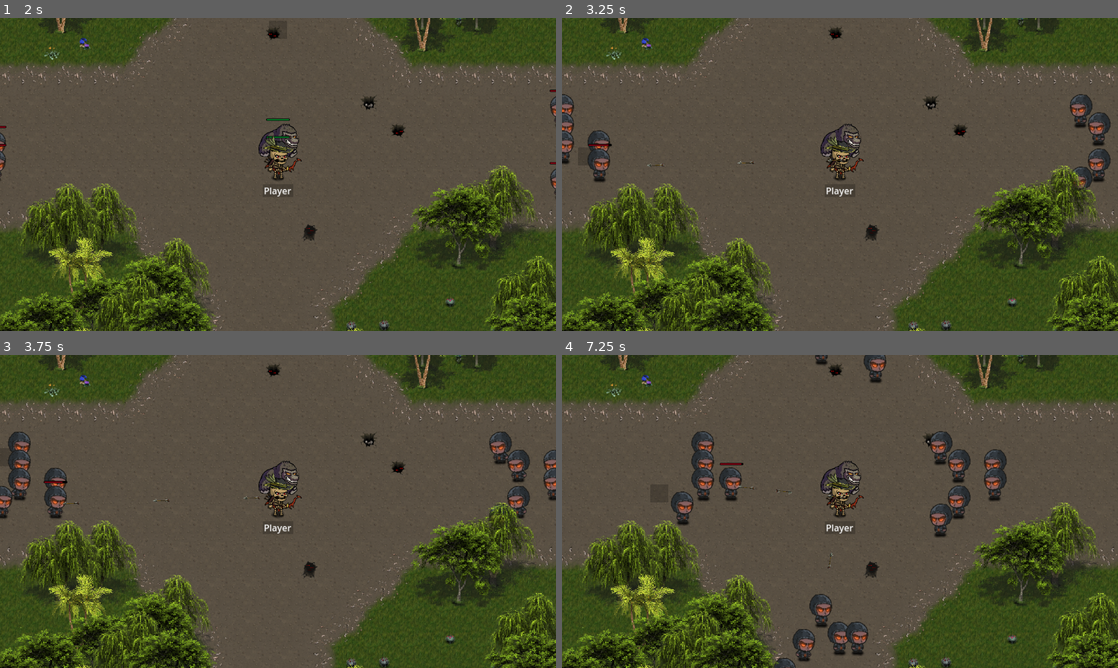
Above: before the commit, frames 1-4 (two rows, left to right).
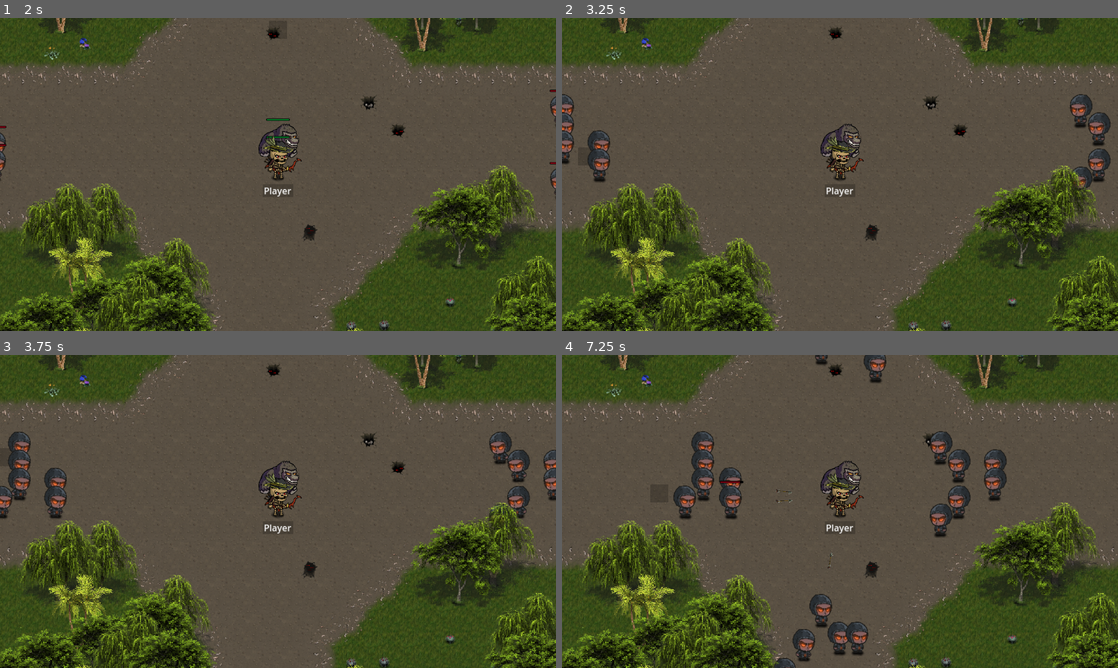
Above: after the commit, the same moments.

Repository: LucasJappert/moomoo-lan-party
Game: Godot game, scene res://scenes/game_manager_scene.tscn
The game is run twice, just before and just after one commit, with the same random seed, the same clock (stepped at 60 frames per second) and the same inputs.
Inputs (mouse positions are in pixels of both pictures, inside the frame that each line leads up to):
- Up to frame 1 (2 s): tap Enter at 0.5 s; move the mouse to (400, 158) at 0.52 s; click (400, 158) at 0.67 s; click "Host new game" at 1.25 s
- Up to frame 2 (3.25 s): move the mouse to (840, 165) at 2.02 s; click (840, 165) at 2.17 s; move the mouse to (584, 165) at 2.77 s; click (584, 165) at 2.92 s
- Up to frame 3 (3.75 s): move the mouse to (11, 464) at 3.52 s; click (11, 464) at 3.67 s
- Up to frame 4 (7.25 s): move the mouse to (600, 483) at 4.27 s; click (600, 483) at 4.42 s; move the mouse to (628, 445) at 5.02 s; click (628, 445) at 5.17 s; move the mouse to (689, 483) at 5.77 s; click (689, 483) at 5.92 s; move the mouse to (662, 502) at 6.52 s; click (662, 502) at 6.67 s

Frame 1 is identical in both runs. In frame 2, less than 0.1% of the frame differs, in the area x 4-51%, y 40-48%; in frame 3, less than 0.1%; in frame 4, 0.7%, in the area x 19-51%, y 34-55%.

Commit message:
first audios like hits, critics + add custom cursors

Diff:
--- a/scenes/entity/entity_scene.tscn
+++ b/scenes/entity/entity_scene.tscn
@@ -96,6 +96,13 @@
 offset_bottom = 35.0
 grow_horizontal = 2
 grow_vertical = 2
+horizontal_alignment = 1
+vertical_alignment = 1
+
+[node name="DamagePopupContainer" type="Node2D" parent="HUD"]
+z_index = 3
+z_as_relative = false
+y_sort_enabled = true
 
 [node name="AreaAttack" type="Area2D" parent="."]
 
--- /dev/null
+++ b/scenes/general_objects/damage_popup.tscn
@@ -0,0 +1,81 @@
+[gd_scene load_steps=5 format=3 uid="uid://mbj6m84yt62"]
+
+[ext_resource type="Script" uid="uid://xdj11yi2nouo" path="res://scripts/entity/components/damage_popup.gd" id="1_kfsqd"]
+
+[sub_resource type="Animation" id="Animation_267hd"]
+resource_name = "show"
+tracks/0/type = "value"
+tracks/0/imported = false
+tracks/0/enabled = true
+tracks/0/path = NodePath("Label:position")
+tracks/0/interp = 1
+tracks/0/loop_wrap = true
+tracks/0/keys = {
+"times": PackedFloat32Array(0.1, 1),
+"transitions": PackedFloat32Array(1, 1),
+"update": 0,
+"values": [Vector2(-20, -23), Vector2(-20, -75)]
+}
+tracks/1/type = "value"
+tracks/1/imported = false
+tracks/1/enabled = true
+tracks/1/path = NodePath("Label:self_modulate")
+tracks/1/interp = 1
+tracks/1/loop_wrap = true
+tracks/1/keys = {
+"times": PackedFloat32Array(0.3, 0.966667),
+"transitions": PackedFloat32Array(1, 1),
+"update": 0,
+"values": [Color(1, 1, 1, 1), Color(1, 1, 1, 0)]
+}
+
+[sub_resource type="Animation" id="Animation_kfsqd"]
+length = 0.001
+tracks/0/type = "value"
+tracks/0/imported = false
+tracks/0/enabled = true
+tracks/0/path = NodePath("Label:position")
+tracks/0/interp = 1
+tracks/0/loop_wrap = true
+tracks/0/keys = {
+"times": PackedFloat32Array(0),
+"transitions": PackedFloat32Array(1),
+"update": 0,
+"values": [Vector2(0, 0)]
+}
+tracks/1/type = "value"
+tracks/1/imported = false
+tracks/1/enabled = true
+tracks/1/path = NodePath("Label:self_modulate")
+tracks/1/interp = 1
+tracks/1/loop_wrap = true
+tracks/1/keys = {
+"times": PackedFloat32Array(0),
+"transitions": PackedFloat32Array(1),
+"update": 0,
+"values": [Color(1, 1, 1, 1)]
+}
+
+[sub_resource type="AnimationLibrary" id="AnimationLibrary_f01cy"]
+_data = {
+&"RESET": SubResource("Animation_kfsqd"),
+&"show": SubResource("Animation_267hd")
+}
+
+[node name="DamagePopup" type="Control"]
+layout_mode = 3
+anchors_preset = 0
+script = ExtResource("1_kfsqd")
+
+[node name="Label" type="Label" parent="."]
+offset_right = 40.0
+offset_bottom = 23.0
+text = "as"
+horizontal_alignment = 1
+vertical_alignment = 1
+
+[node name="AnimationPlayer" type="AnimationPlayer" parent="."]
+libraries = {
+&"": SubResource("AnimationLibrary_f01cy")
+}
+speed_scale = 1.5
--- a/scripts/entity/combat_data/combat_data.gd
+++ b/scripts/entity/combat_data/combat_data.gd
@@ -120,6 +120,7 @@
 	if _di.critical == 0:
 		if melee_attack: SoundManager.play_melee_hit()
 
+	my_owner.hud.show_damage_popup(-_di.total_damage)
 	last_damage_received_time = Time.get_ticks_msec()
 	pass
 
--- /dev/null
+++ b/scripts/entity/components/damage_popup.gd
@@ -0,0 +1,16 @@
+class_name DamagePopup
+
+extends Control
+
+@onready var label = $Label
+@onready var anim = $AnimationPlayer
+
+func show_damage(amount: int, color: Color = Color.RED):
+	label.text = str(amount)
+	label.modulate = color
+	anim.play("show")
+
+	await anim.animation_finished
+	if is_inside_tree():
+		get_parent().remove_child(self)
+	DamagePopupPool.recycle(self)
--- /dev/null
+++ b/scripts/entity/components/damage_popup_pool.gd
@@ -0,0 +1,24 @@
+class_name DamagePopupPool
+
+extends Node
+
+const DAMAGE_POPUP_SCENE = preload("res://scenes/general_objects/damage_popup.tscn")
+
+const MAX_POPUPS := 20
+static var _pool: Array[DamagePopup] = []
+
+static func preload_popups():
+	for i in MAX_POPUPS:
+		var popup := DAMAGE_POPUP_SCENE.instantiate()
+		_pool.append(popup)
+
+static func get_popup():
+	if _pool.is_empty():
+		print("No more popups")
+		return
+		# return DAMAGE_POPUP_SCENE.instantiate()
+
+	return _pool.pop_back()
+
+static func recycle(popup: DamagePopup):
+	_pool.append(popup)
--- a/scripts/entity/components/hud.gd
+++ b/scripts/entity/components/hud.gd
@@ -5,8 +5,10 @@
 @onready var my_health_bar = $MyHealthBar
 const BAR_SIZE = 40.0
 @onready var current_bar = $MyHealthBar/CurrentBar
+@onready var damage_popup_container = $DamagePopupContainer
 var my_owner: Entity
 var _is_moomoo = false
+const SHOW_DAMAGES = false
 
 
 func _post_ready(_entity: Entity):
@@ -42,3 +44,18 @@
 	_label.text = my_owner.name
 	# _label.text += " - " + str(MapManager.world_to_cell(my_owner.global_position))
 	pass
+
+func show_damage_popup(amount: int, color: Color = Color.RED):
+	if not SHOW_DAMAGES: return
+
+	var popup = DamagePopupPool.get_popup()
+	damage_popup_container.add_child(popup)
+
+	# Posición aleatoria leve (ruido)
+	var _aux = int(MapManager.TILE_SIZE.x / 2)
+	var offset := Vector2(0, randi_range(-_aux, _aux))
+	popup.position = Vector2(0, -MapManager.TILE_SIZE.x * 2) + offset
+
+	if amount < 0: color = Color.RED
+	if amount > 0: color = Color.GREEN
+	popup.show_damage(amount, color)
--- a/scripts/entity/entity.gd
+++ b/scripts/entity/entity.gd
@@ -27,8 +27,6 @@
 var movement_helper = MovementEntityHelper.new()
 
 @export var current_state: EntityState.StateEnum = EntityState.StateEnum.IDLE
-
-var target_to_attack: Entity
 
 
 @rpc("authority", "call_local")
--- a/scripts/entity/player/client_inputs.gd
+++ b/scripts/entity/player/client_inputs.gd
@@ -38,6 +38,4 @@
 @rpc("authority", "call_local")
 func right_click_on_entity(_target_entity_name: String):
 	var target_entity = GameManager.entities[_target_entity_name]
-	player.target_to_attack = target_entity
-	# print("Implementing right_click_on_entity: ", target_entity)
-	# Projectile.launch(player, target_entity, 50)
+	player.target_entity = target_entity
--- a/scripts/entity/player/player.gd
+++ b/scripts/entity/player/player.gd
@@ -17,8 +17,8 @@
 	combat_data.max_hp = 15000
 	combat_data.current_hp = combat_data.max_hp
 	combat_data.attack_type = AttackTypes.RANGED
-	combat_data.attack_range = 500
-	combat_data.attack_speed = 2.5
+	combat_data.attack_range = 300
+	combat_data.attack_speed = 0.5
 	combat_data.crit_chance = 0.5
 	combat_data.projectile_type = ProjectileTypes.ARROW
 	combat_data.skills.append(Skill.get_shielded_core())
--- /dev/null
+++ b/scripts/globals/cursor_manager.gd
@@ -0,0 +1,57 @@
+extends Node
+class_name CursorManager
+
+# Enum for the available cursor types
+enum CursorType {
+	SWORD,
+	HAND
+}
+
+# Path to the cursor textures
+const CURSORS := {
+	CursorType.SWORD: {
+		"texture": preload("res://assets/cursors/sword.png"),
+		"hotspot": Vector2(32, 32),
+	},
+	CursorType.HAND: {
+		"texture": preload("res://assets/cursors/hand.png"),
+		"hotspot": Vector2(32, 32),
+	}
+}
+
+# Static tracking
+static var _current_cursor = -1
+static var _initialized := false
+
+static func _initialize():
+	Input.mouse_mode = Input.MOUSE_MODE_VISIBLE
+	set_cursor(CursorType.HAND) # Set the default cursor
+	_initialized = true
+
+static func _static_process(_delta):
+	if not _initialized: _initialize()
+
+	# Change cursor dynamically depending on the hovered entity
+	if AreaHovered.hovered_entity is Enemy:
+		set_cursor(CursorType.SWORD)
+	else:
+		set_cursor(CursorType.HAND)
+
+static func set_cursor(cursor_type: CursorType):
+	if cursor_type == _current_cursor: return # Already set
+
+	var data = CURSORS.get(cursor_type)
+	if data:
+		Input.set_custom_mouse_cursor(
+			data.texture,
+			Input.CURSOR_ARROW,
+			data.hotspot
+		)
+	else:
+		push_warning("Cursor not defined for type: %s" % str(cursor_type))
+
+	_current_cursor = cursor_type
+
+static func reset_cursor():
+	Input.set_custom_mouse_cursor(null)
+	_current_cursor = -1
--- a/scripts/globals/game_manager.gd
+++ b/scripts/globals/game_manager.gd
@@ -19,6 +19,9 @@
 	terrain = get_tree().root.get_node("Main/Terrain")
 	audio_node = get_tree().root.get_node("Main/Audio")
 	pass
+
+func _process(delta: float) -> void:
+	CursorManager._static_process(delta)
 
 func add_enemy(enemy: Enemy) -> void:
 	enemies_node.add_child(enemy, true)
--- a/scripts/main.gd
+++ b/scripts/main.gd
@@ -21,6 +21,7 @@
 	DecorationsFactory.add_random_decorations_over_dirt_terrain()
 
 	SoundManager.initialize()
+	DamagePopupPool.preload_popups()
 
 func _init_player_spawner():
 	player_spawner.spawn_function = Callable(self, "_spawn_custom")
Binary file added: assets/cursors/hand.png
Not shown, added: assets/cursors/hand.png.import
Binary file added: assets/cursors/sword.png
Not shown, added: assets/cursors/sword.png.import
Not shown, added: scripts/entity/components/damage_popup.gd.uid
Not shown, added: scripts/entity/components/damage_popup_pool.gd.uid
Not shown, added: scripts/globals/cursor_manager.gd.uid
Not shown, changed: TODO.md
